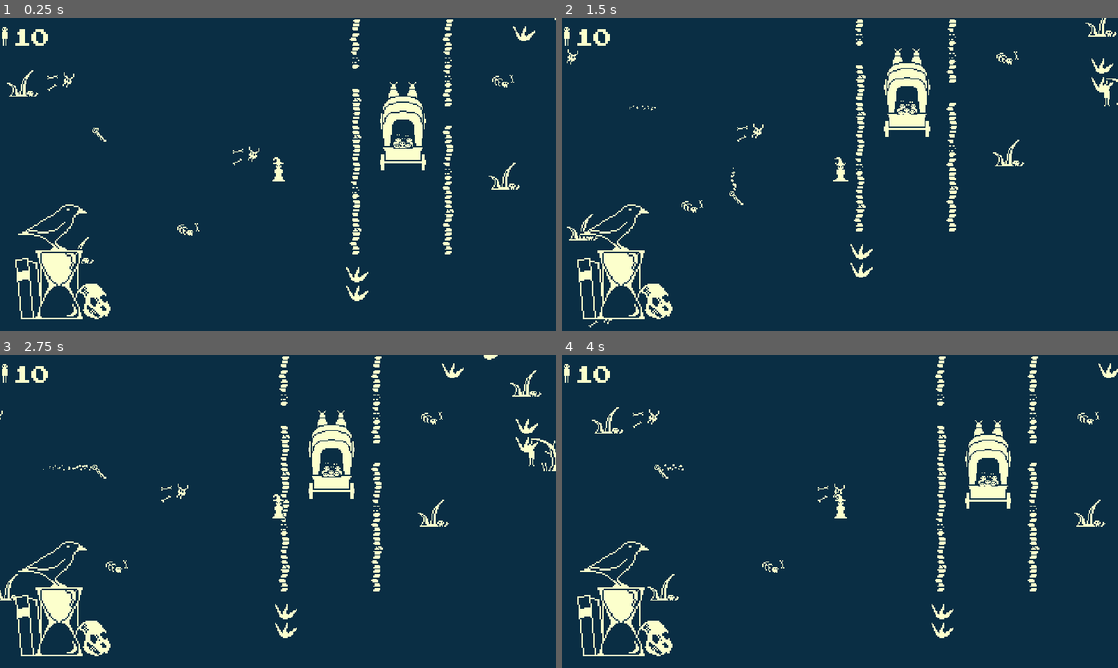
Above: before the commit, frames 1-4 (two rows, left to right).
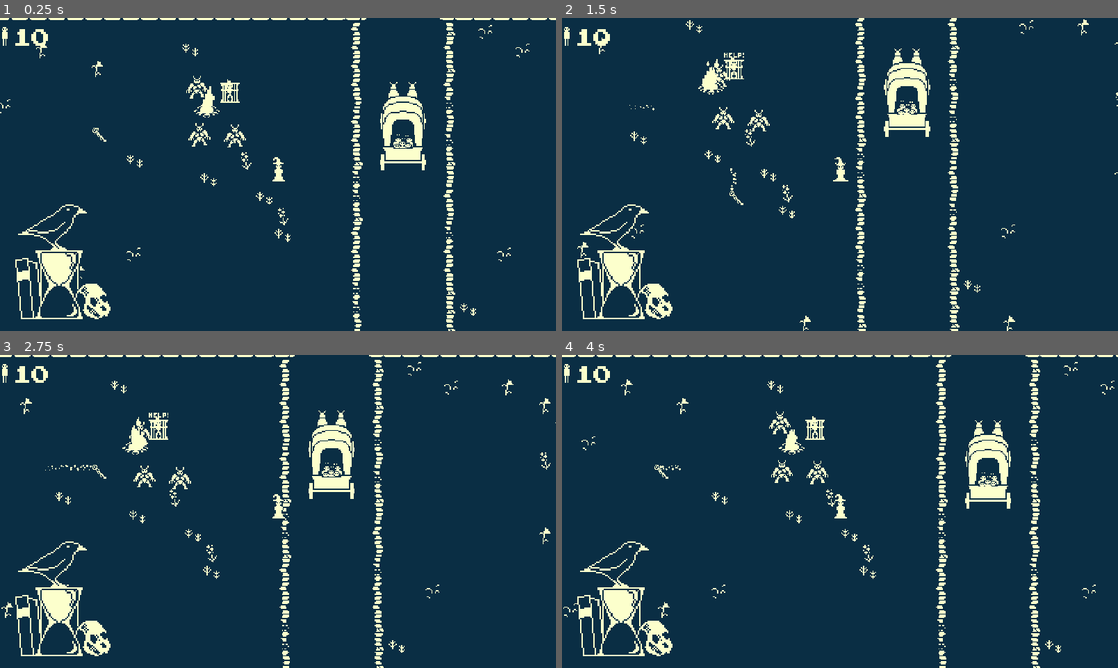
Above: after the commit, the same moments.

Repository: DanX3/1bitjam
Game: Godot game, scene res://scenes/world.tscn
The game is run twice, just before and just after one commit, with the same random seed, the same clock (stepped at 60 frames per second) and the same inputs.
Inputs (mouse positions are in pixels of both pictures, inside the frame that each line leads up to):
- Up to frame 1 (0.25 s): no input
- Up to frame 2 (1.5 s): tap Enter (ui_accept) at 0.5, 0.77 s; move the mouse to (962, 158) at 0.52 s; hold D (move_right) 0.53-1.28 s; click (962, 158) at 0.6 s; move the mouse to (728, 190) at 1.27 s; hold S (move_down) from 1.28 s (still down); tap Shift at 1.35 s
- Up to frame 3 (2.75 s): tap Enter (ui_accept) at 1.52 s; move the mouse to (333, 442) at 2.02 s; release S (move_down) at 2.03 s; hold D (move_right) from 2.03 s (still down); tap Space at 2.1 s
- Up to frame 4 (4 s): move the mouse to (812, 574) at 2.77 s; release D (move_right) at 2.78 s; hold W (move_up) 2.78-3.53 s; click (812, 574) at 2.85 s; tap Enter (ui_accept) at 3.02, 3.77 s; move the mouse to (1006, 558) at 3.52 s; hold A (move_left) from 3.53 s (still down); hold Shift from 3.53 s (still down)

The runs differ from the first frame. In frame 1, 3.4% of the frame differs, in the area x 0-100%, y 0-100%; in frame 2, 3.2%; in frame 3, 3.8%; in frame 4, 3.5%.

Commit message:
Added retry option to Victory Scene

Diff:
--- a/scenes/Player.tscn
+++ b/scenes/Player.tscn
@@ -249,7 +249,7 @@
 
 [node name="Maintheme" type="AudioStreamPlayer2D" parent="."]
 stream = ExtResource("10_iqe6y")
-volume_db = 3.765
+volume_db = 14.0
 autoplay = true
 
 [connection signal="animation_finished" from="AnimatedSprite2D" to="." method="_on_animated_sprite_2d_animation_finished"]
--- a/scenes/victory.tscn
+++ b/scenes/victory.tscn
@@ -1,9 +1,10 @@
-[gd_scene load_steps=7 format=3 uid="uid://dg05uay575ryw"]
+[gd_scene load_steps=8 format=3 uid="uid://dg05uay575ryw"]
 
 [ext_resource type="FontFile" uid="uid://d584xxy53m8x" path="res://assets/ArcadeFont.ttf" id="1_jeo7s"]
 [ext_resource type="Script" path="res://scripts/victory.gd" id="1_ri22c"]
 [ext_resource type="Texture2D" uid="uid://bwdxrektuee17" path="res://assets/icons.png" id="3_drnsq"]
 [ext_resource type="Shader" path="res://library/shaders/black_white.gdshader" id="3_fwj20"]
+[ext_resource type="PackedScene" uid="uid://bnwqrxeihhk1" path="res://library/scenes/cursor.tscn" id="4_7524d"]
 
 [sub_resource type="AtlasTexture" id="AtlasTexture_1lg0y"]
 atlas = ExtResource("3_drnsq")
@@ -17,6 +18,8 @@
 
 [node name="victory" type="Node2D"]
 script = ExtResource("1_ri22c")
+
+[node name="Camera2D" type="Camera2D" parent="."]
 
 [node name="CanvasLayer" type="CanvasLayer" parent="."]
 follow_viewport_scale = 0.05
@@ -67,6 +70,20 @@
 text = "0"
 horizontal_alignment = 2
 
+[node name="spacing2" type="Label" parent="CanvasLayer/VBoxContainer"]
+layout_mode = 2
+
+[node name="Retry" type="Label" parent="CanvasLayer/VBoxContainer" groups=["focus"]]
+layout_mode = 2
+size_flags_horizontal = 4
+size_flags_vertical = 0
+theme_override_fonts/font = ExtResource("1_jeo7s")
+text = "Retry"
+horizontal_alignment = 1
+
+[node name="Cursor" parent="CanvasLayer" node_paths=PackedStringArray("initial_focus") instance=ExtResource("4_7524d")]
+initial_focus = NodePath("../VBoxContainer/Retry")
+
 [node name="Shader" type="CanvasLayer" parent="."]
 
 [node name="ColorRect" type="ColorRect" parent="Shader"]
@@ -76,3 +93,5 @@
 anchor_bottom = 1.0
 grow_horizontal = 2
 grow_vertical = 2
+
+[connection signal="selected" from="CanvasLayer/Cursor" to="." method="_on_cursor_selected"]
--- a/scenes/world.tscn
+++ b/scenes/world.tscn
@@ -201,7 +201,7 @@
 layer_0/tile_data = PackedInt32Array(-1441763, 1, 0, -983011, 131073, 0, -1310691, 196609, 0, -6881276, 2, 0, -4325365, …(24812 unchanged characters)…
 
 [node name="Player" parent="." instance=ExtResource("1_ybli1")]
-position = Vector2(311, 222)
+position = Vector2(310, -3081)
 
 [node name="Label" type="Label" parent="Player"]
 visible = false
@@ -211,7 +211,7 @@
 offset_bottom = -35.0
 
 [node name="Caravan" parent="." instance=ExtResource("2_al6kb")]
-position = Vector2(419, 177)
+position = Vector2(418, -3126)
 
 [node name="world borders" type="Node" parent="."]
 
--- a/scripts/caravan.gd
+++ b/scripts/caravan.gd
@@ -75,8 +75,7 @@
 	if waves_left < 0:
 		$Spawner/WaveInterval.stop()
 	demonsWaveLeft = WAVE_DEMONS_COUNT
-	$Spawner.spawn()
-	demonsWaveLeft -= 1
+	_on_demon_interval_timeout()
 	$Spawner/DemonInterval.start()
 
 
--- a/scripts/victory.gd
+++ b/scripts/victory.gd
@@ -1,5 +1,4 @@
 extends Node2D
-
 
 # Called when the node enters the scene tree for the first time.
 func _ready():
@@ -9,3 +8,8 @@
 # Called every frame. 'delta' is the elapsed time since the previous frame.
 func _process(delta):
 	pass
+
+
+func _on_cursor_selected(node_name):
+	if node_name == "Retry":
+		get_tree().change_scene_to_file("res://scenes/world.tscn")
